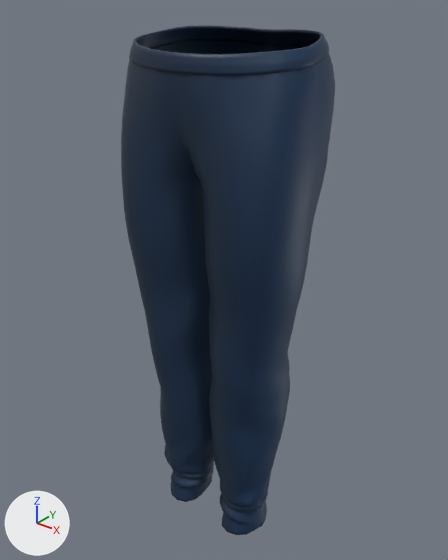
One commit to the glTF model test_assets/female/items/pants/female_pants_1.glb: the scene before it, then after it.
Before and after are seen from a 50 mm lens placed at (0.691, -0.856, 1.213), pointed at (-0.017, 0.03, 0.664). The axes (+X, +Y, +Z) are drawn at lower left. The lights are the same throughout. Vertices at the same position are counted once.

In view in the first picture: 'Group1.001'.
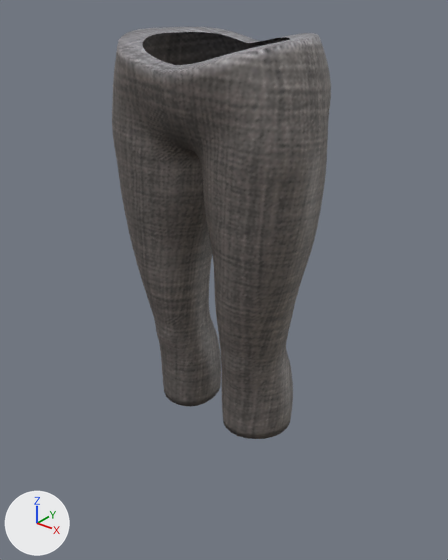
The change, as a diff of the scene's bpy script:
```diff
--- a/test_assets/female/items/pants/female_pants_1.glb.py
+++ b/test_assets/female/items/pants/female_pants_1.glb.py
@@ img_f_pants @@
+img_f_pants = load_image('f_pants_!', '_unpacked/f_pants__', 512, 512, 'sRGB')
@@ mat_pants_1 @@
+mat_pants_1 = bpy.data.materials.new('Pants')
+# uses the picture img_f_pants
@@ me_group1_001 @@
 # used by ob_group1_001; location = (0.0, 0.0, 0.0)
-me_group1_001.from_pydata(...)  # 3416 vertices, 6752 faces; spans x -0.189..0.189, y -0.121..0.176, z 0.107..1.135
-me_group1_001.materials.append(mat_pants)  # picture img_pants_2d_view_blue
+me_group1_001.from_pydata(...)  # 2431 vertices, 4756 faces; spans x -0.209..0.209, y -0.143..0.145, z 0.382..1.133
+# me_group1_001 part 1: the loose piece of 3008 vertices spanning x -0.189..0.189, y -0.121..0.176, z 0.107..1.116 is rebuilt with 2431 vertices and now spans x -0.209..0.209, y -0.143..0.145, z 0.382..1.133, in mat_pants_1
+# me_group1_001 part 2: the loose piece of 408 vertices spanning x -0.181..0.18, y -0.119..0.153, z 1.081..1.135 is deleted
+me_group1_001.materials.append(mat_pants_1)
```

What differs and where, as boxes [x1, y1, x2, y2] in the pictures (448 x 560 px):
'Group1.001', reshaped (19% shorter)
    before: [121, 26, 335, 535]
    after: [112, 27, 331, 439]
part 1 of me_group1_001, rebuilt (17% shorter)
    before: [121, 39, 335, 535]
    after: [112, 27, 331, 439]
part 2 of me_group1_001, deleted (blue)
    before: [129, 26, 329, 76]
